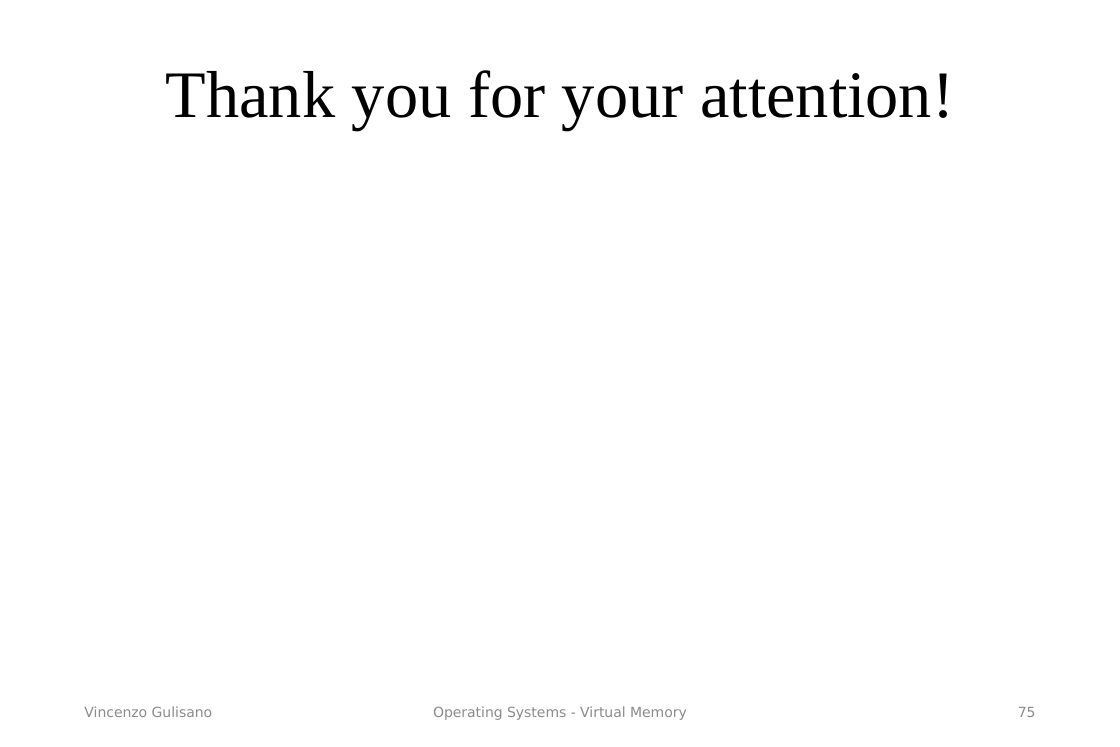
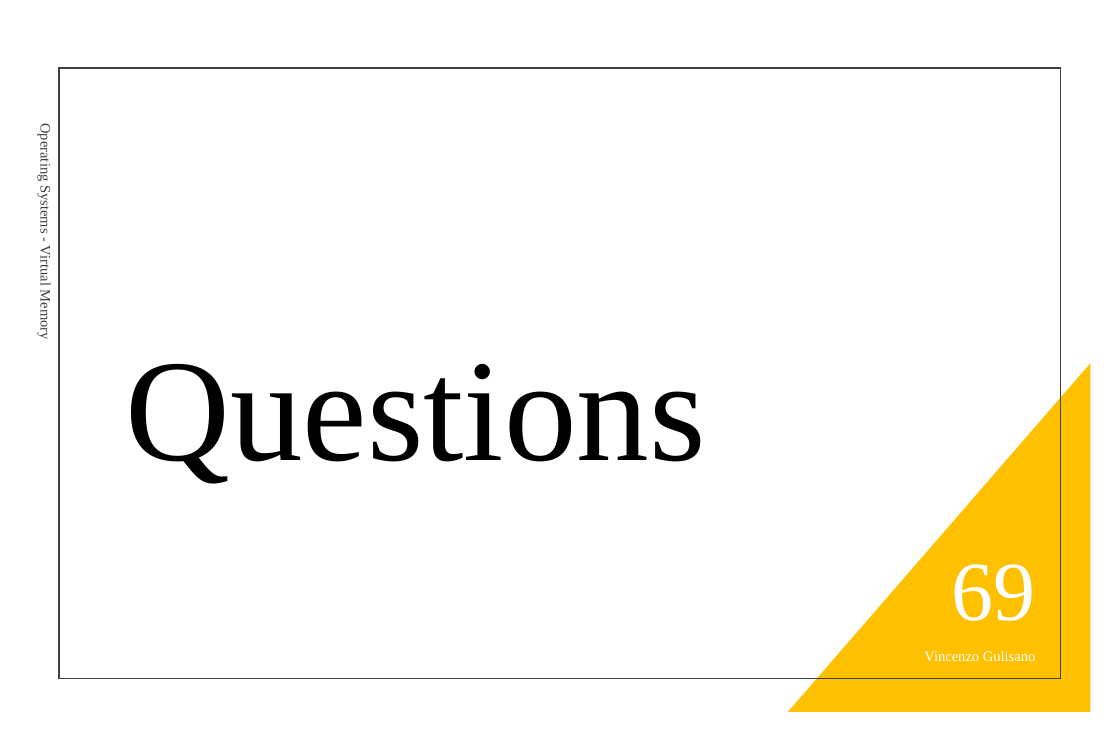
Before and after one commit to vincenzo-gulisano/os_material, a slide deck: slide 69 of slides/virtual_memory.pptx (slide 75 before the commit). Drawn at 1120x747 pixels with LibreOffice and Linux fonts; fonts in the diff are those of the drawing. Boxes give left, top, right and bottom in pixels: in the first picture for what was removed or moved away, otherwise in the second. Text is boxed around its words. In the diff, an @@ line names an element or a change of style, - is before the commit and + after.

Commit message:
changed logo, moved exercises, updated overview for lecture on virtual memory

```diff
--- a/slides/virtual_memory.pptx
+++ b/slides/virtual_memory.pptx
@@ rectangle added at [59, 68, 1061, 679], outline #404040 1.5 pt @@
@@ text removed at [166, 70, 954, 130] @@
-Thank you for your attention!
@@ text "Operating Systems - Virtual Memory": place and size @@
-text "Operating Systems - Virtual Memory" at [433, 706, 687, 720]
+text "Operating Systems - Virtual Memory" at [38, 128, 54, 339]
@@ text "Operating Systems - Virtual Memory" at [38, 128, 54, 339]: size 13.5 to 14 pt, font DejaVu Sans to Times New Roman, text colour #8C8C8C to #404040; alignment centre to left; more space between paragraphs; vertical alignment middle to top; rotation 0 to 90 degrees @@
@@ title added at [126, 363, 706, 484], 140 pt, text #000000 @@
+Questions
@@ right triangle added at [788, 363, 1090, 712], fill #FFC000 @@
@@ page number added at [952, 564, 1036, 621], 81 pt, text #FFFFFF @@
+69
@@ text "Vincenzo Gulisano": place and size @@
-text "Vincenzo Gulisano" at [84, 706, 213, 717]
+text "Vincenzo Gulisano" at [924, 651, 1035, 661]
@@ text "Vincenzo Gulisano" at [924, 651, 1035, 661]: size 13.5 to 14 pt, font DejaVu Sans to Times New Roman, text colour #8C8C8C to #FFFFFF; alignment left to right; more space between paragraphs; vertical alignment middle to bottom @@
@@ page number removed at [1018, 707, 1036, 717] @@
-75
```
Also in this commit, not shown: 7 other slides changed, 7 slides added, 2 other files.
